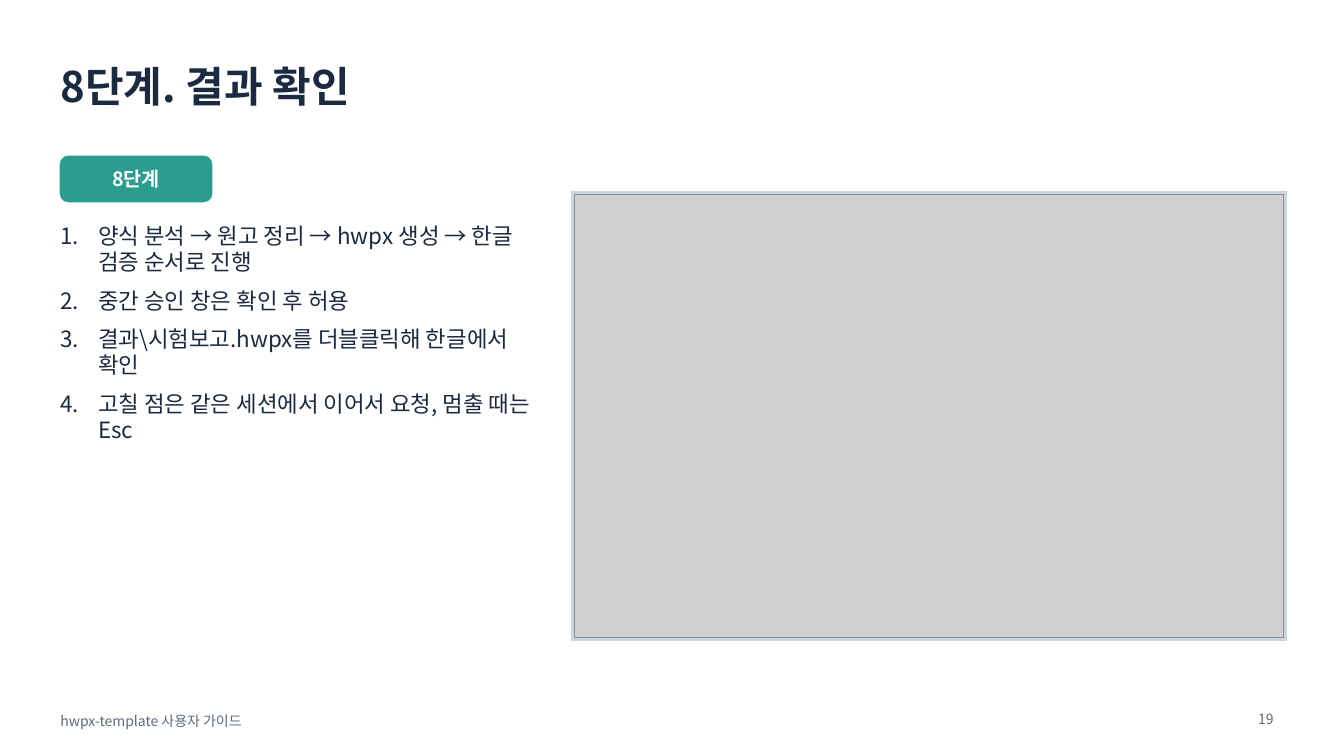
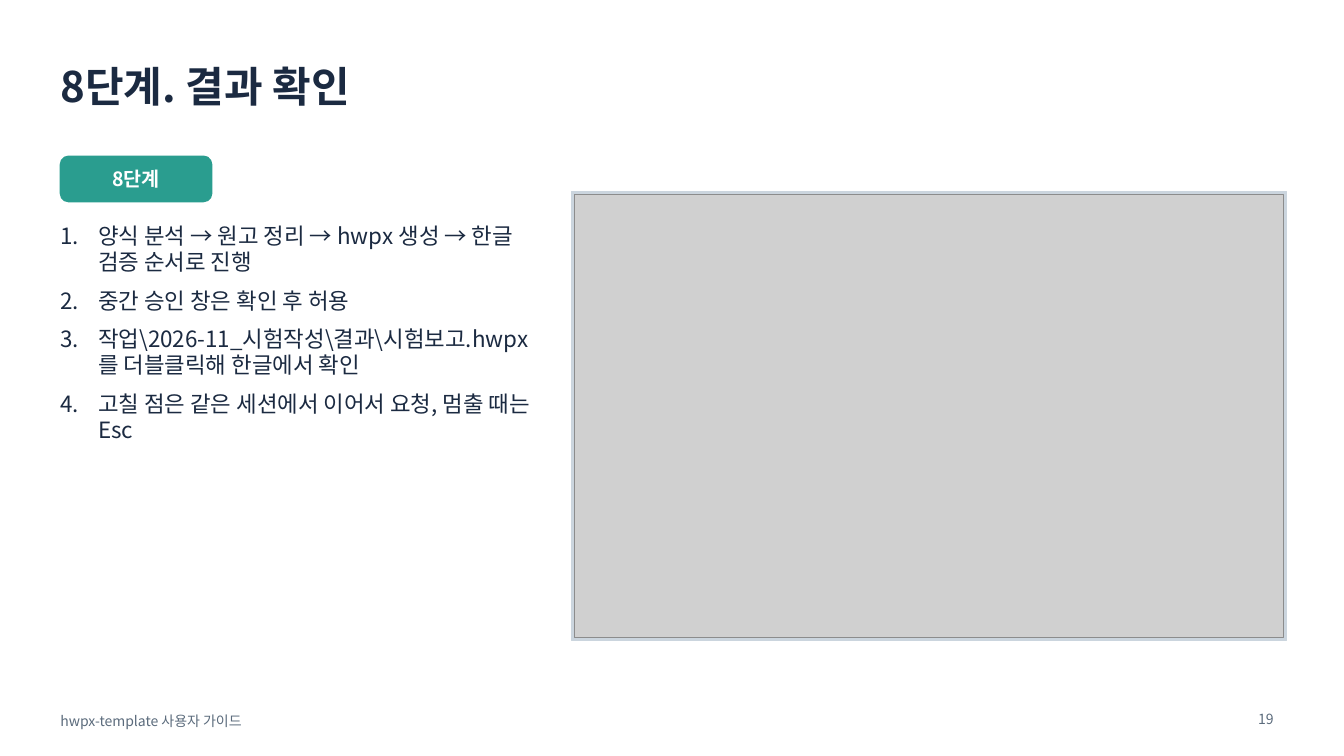
Before and after one commit to emilyJ7/hwpx-template-public, a slide deck: slide 19 of docs/사용자가이드.pptx. Drawn at 1344x756 pixels with LibreOffice and Linux fonts; fonts in the diff are those of the drawing; grey boxes stand for pictures. Boxes give left, top, right and bottom in pixels: in the first picture for what was removed or moved away, otherwise in the second. Text is boxed around its words. In the diff, an @@ line names an element or a change of style, - is before the commit and + after.

```diff
--- a/docs/사용자가이드.pptx
+++ b/docs/사용자가이드.pptx
@@ text at box(98, 328, 528, 375): text changed @@
-3. 결과\시험보고.hwpx를 더블클릭해 한글에서 확인
+3. 작업\2026-11_시험작성\결과\시험보고.hwpx를 더블클릭해 한글에서 확인
```
Also in this commit, not shown: 4 other slides changed, 9 other files.
